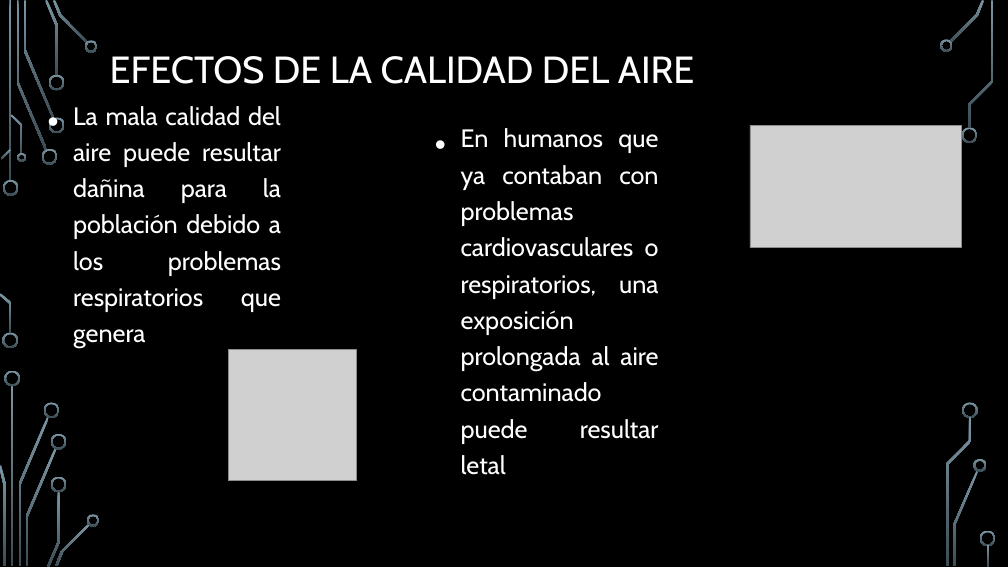
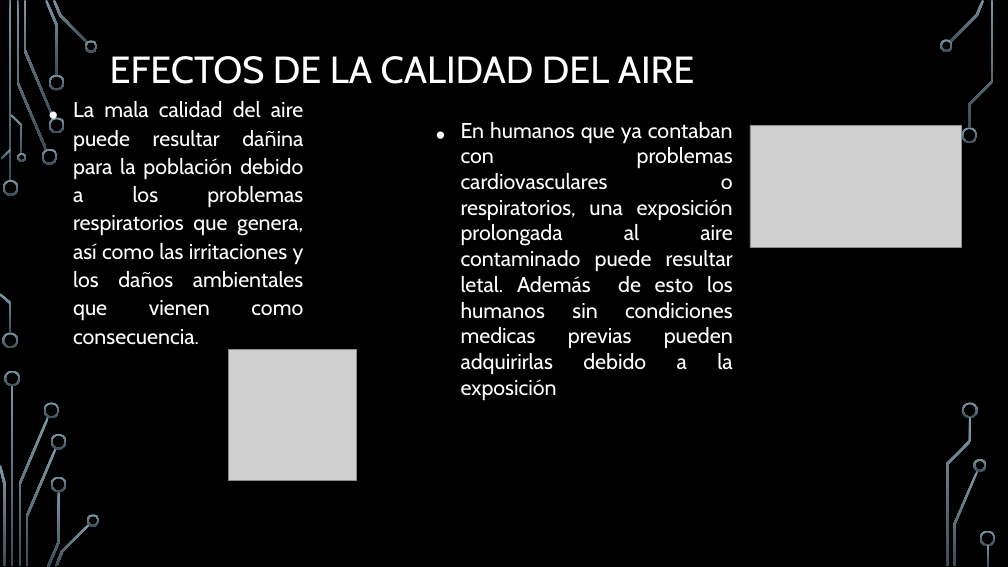
Before and after one commit to matheo-pw/Proyecto-CS, a slide deck: slide 3 of Proyecto Final CS.pptx. Drawn at 1008x567 pixels with LibreOffice and Linux fonts; fonts in the diff are those of the drawing; grey boxes stand for pictures; background and template pictures are left out. Boxes give left, top, right and bottom in pixels: in the first picture for what was removed or moved away, otherwise in the second. Text is boxed around its words. In the diff, an @@ line names an element or a change of style, - is before the commit and + after.

Commit message:
modificación ligera

```diff
--- a/Proyecto Final CS.pptx
+++ b/Proyecto Final CS.pptx
@@ text at (73,101,304,321): text changed; size 24 to 20.4 pt @@
-• La mala calidad del aire puede resultar dañina para la población debido a los problemas respiratorios que genera
+• La mala calidad del aire puede resultar dañina para la población debido a los problemas respiratorios que genera, así como las irritaciones y los daños ambientales que vienen como consecuencia.
@@ text at (461,122,733,375): text changed; size 24 to 20.4 pt @@
-• En humanos que ya contaban con problemas cardiovasculares o respiratorios, una exposición prolongada al aire contaminado puede resultar letal
+• En humanos que ya contaban con problemas cardiovasculares o respiratorios, una exposición prolongada al aire contaminado puede resultar letal. Además de esto los humanos sin condiciones medicas previas pueden adquirirlas debido a la exposición
```
